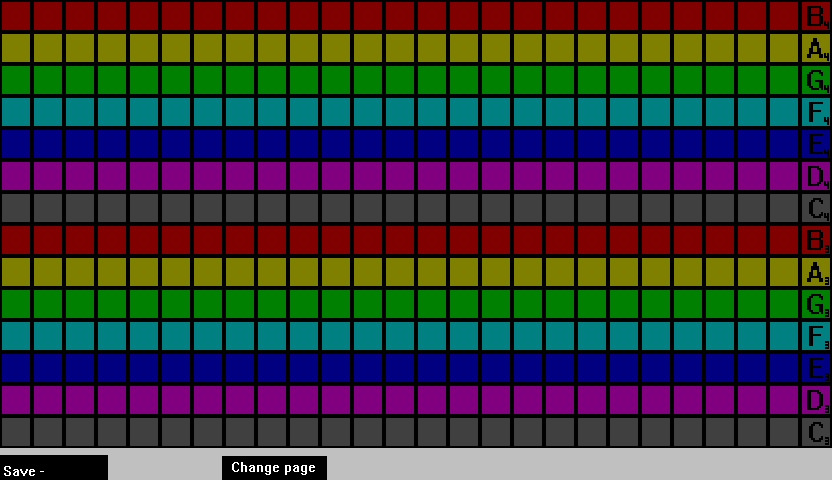
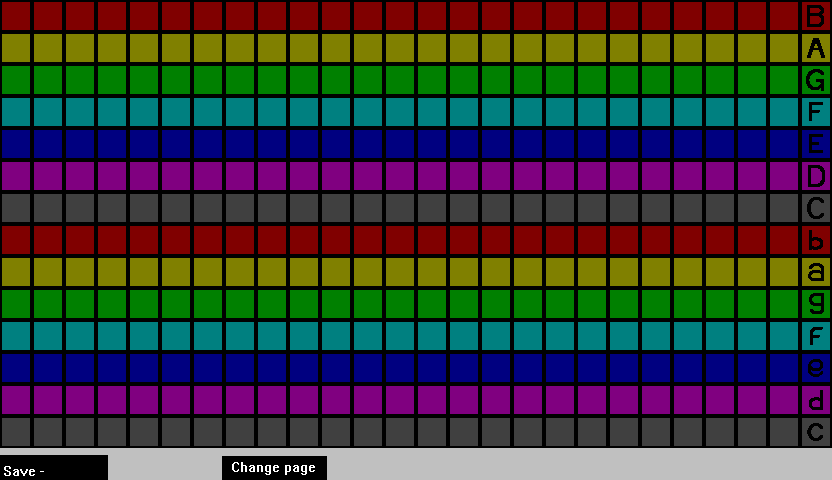
Layer changes from the first 832 × 480 image to the second:
renamed "Pasted Layer" to "Layer #1", painted on it over [806, 5, 829, 445]
